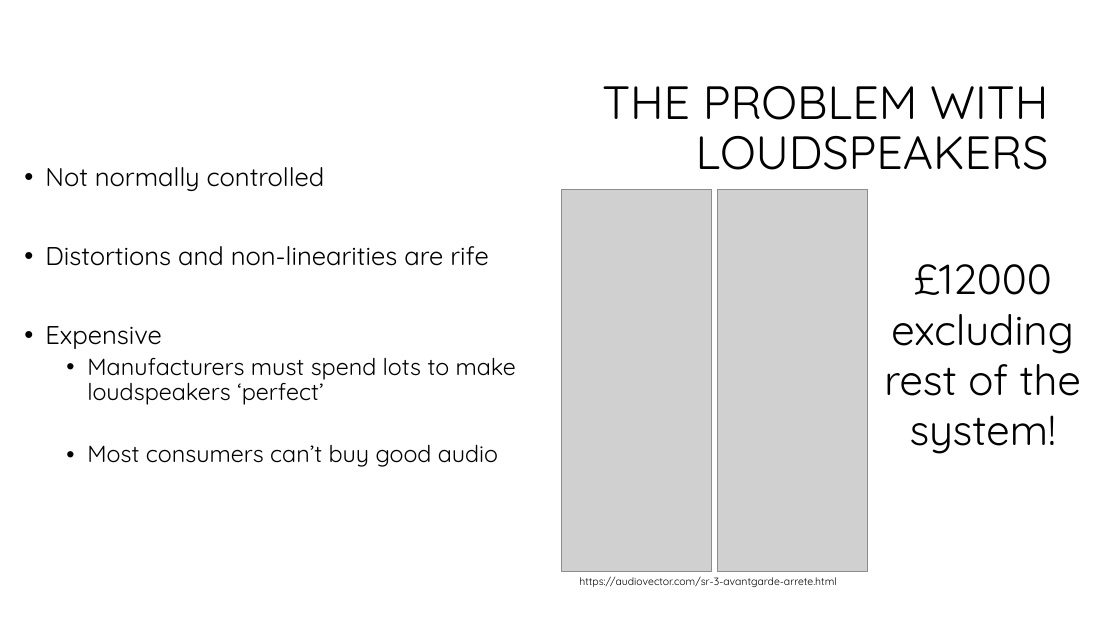
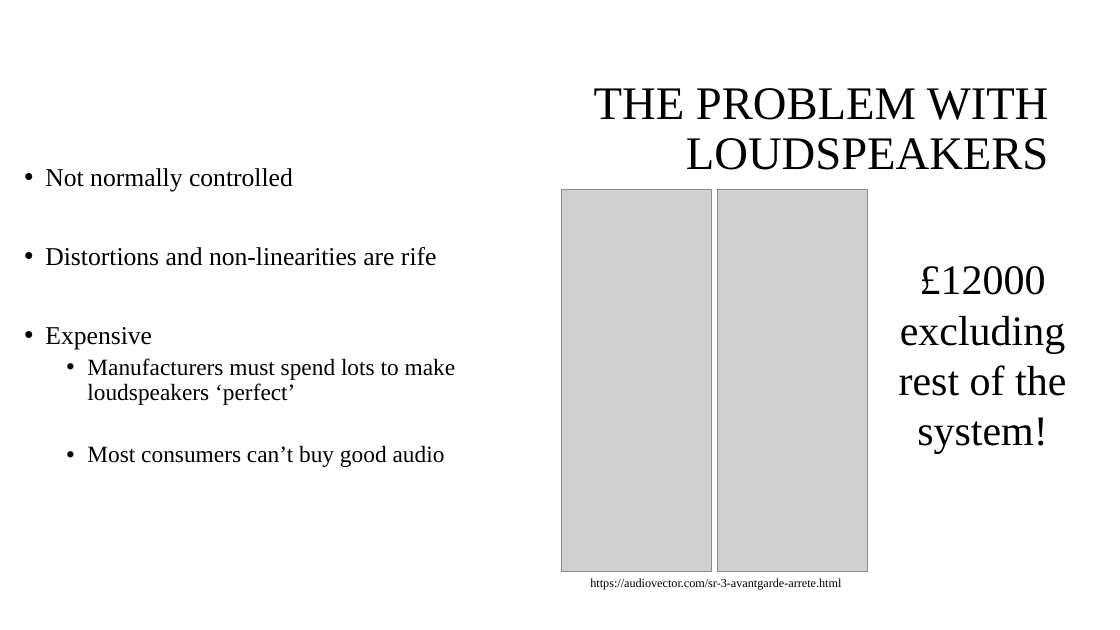
Before and after one commit to spez1998/3rd-year-project, a slide deck: slide 8 of Deliverables/2ndMarkerViva/viva_presentation.pptx. Drawn at 1120x630 pixels with LibreOffice and Linux fonts; fonts in the diff are those of the drawing; grey boxes stand for pictures; background and template pictures are left out. Boxes give left, top, right and bottom in pixels: in the first picture for what was removed or moved away, otherwise in the second. Text is boxed around its words. In the diff, an @@ line names an element or a change of style, - is before the commit and + after.

```diff
--- a/Deliverables/2ndMarkerViva/viva_presentation.pptx
+++ b/Deliverables/2ndMarkerViva/viva_presentation.pptx
@@ font Quicksand to Times New Roman in 3 elements at bbox=[594, 88, 1049, 170], bbox=[45, 168, 456, 467], bbox=[899, 266, 1066, 454] @@
@@ text "https://audiovector.com/sr-3-avantgarde-arrete.html" at bbox=[590, 578, 841, 590]: size 9 to 10.5 pt, font Quicksand to Times New Roman; alignment left to centre @@
```
Also in this commit, not shown: 9 other slides changed, 2 slides added.
